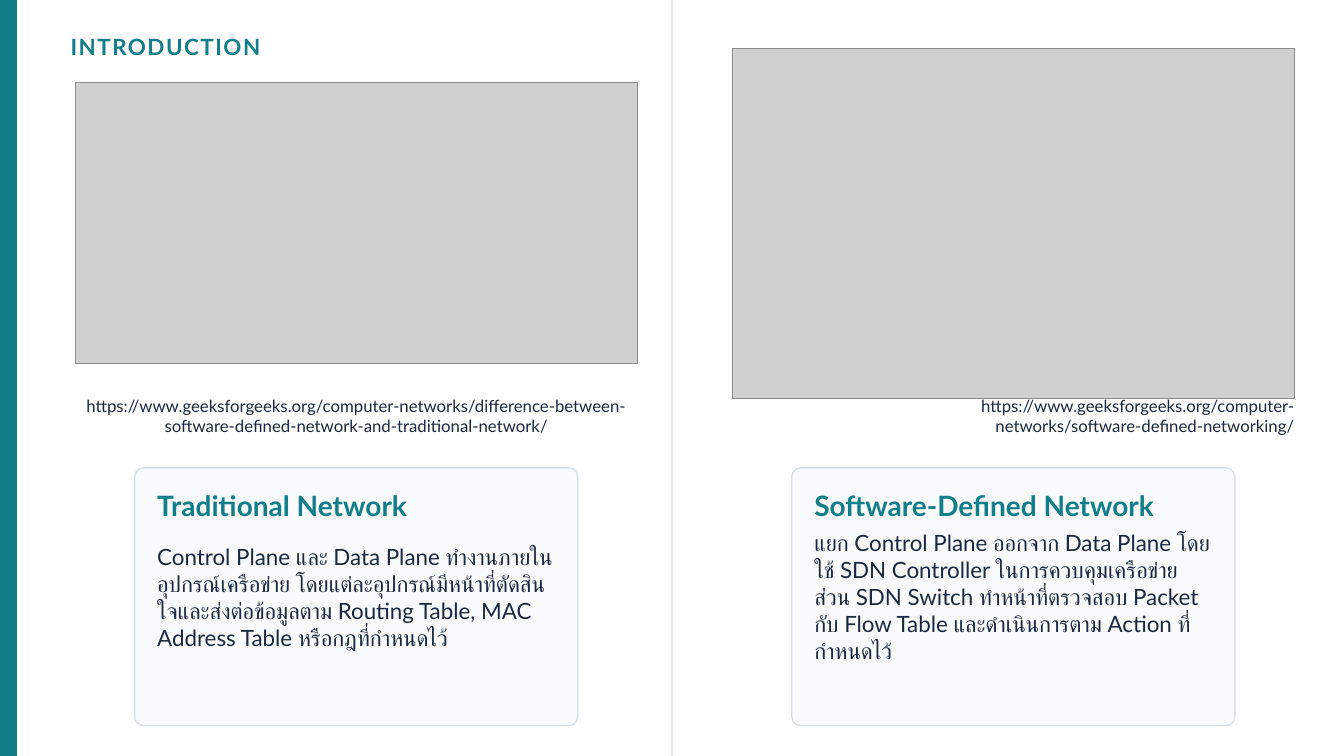
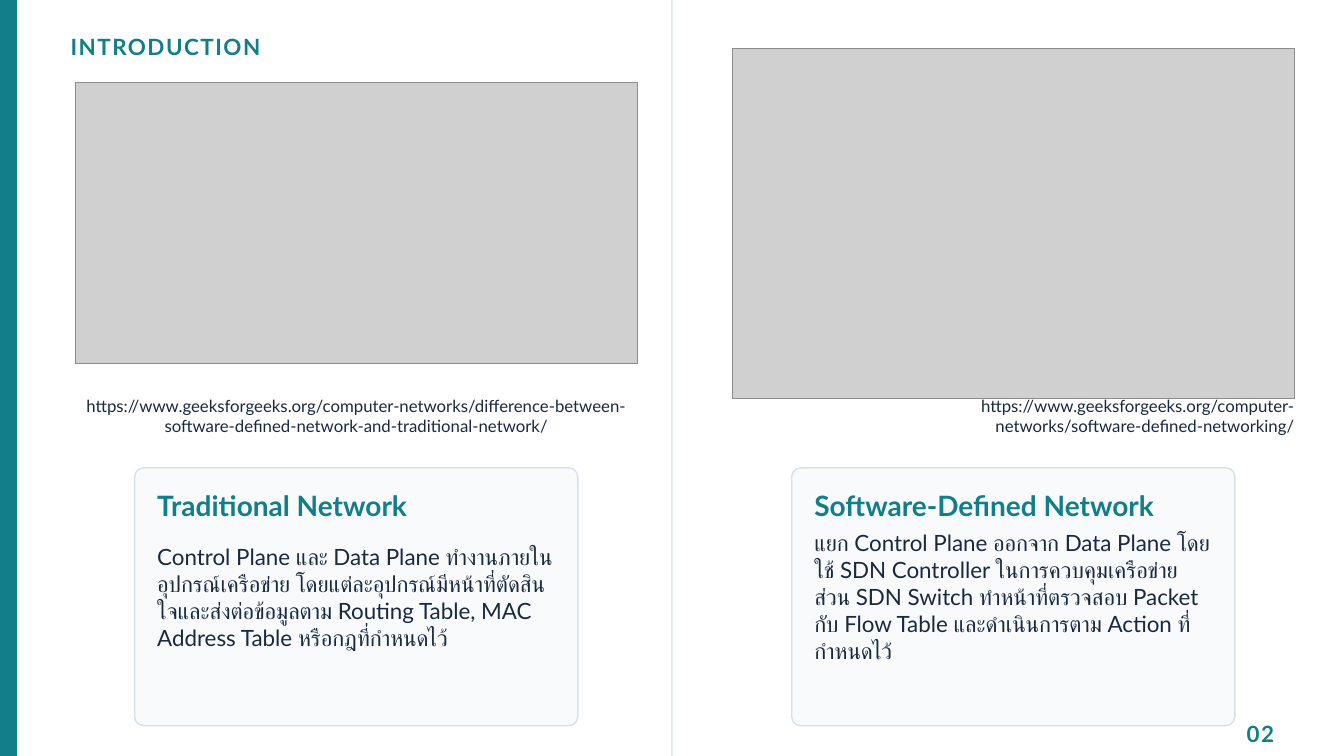
Before and after one commit to Jesadaphoukrongthong/Hybrid-Network-Monitoring-and-Policy-Orchestration-Framework, a slide deck: slide 3 of docs/paper/Hybrid_Framework_Presentation.pptx (slide 4 before the commit). Drawn at 1344x756 pixels with LibreOffice and Linux fonts; fonts in the diff are those of the drawing; grey boxes stand for pictures. Boxes give left, top, right and bottom in pixels: in the first picture for what was removed or moved away, otherwise in the second. Text is boxed around its words. In the diff, an @@ line names an element or a change of style, - is before the commit and + after.

```diff
--- a/docs/paper/Hybrid_Framework_Presentation.pptx
+++ b/docs/paper/Hybrid_Framework_Presentation.pptx
@@ text added at [1247, 725, 1274, 742], 16 pt, text #127E8A, bold @@
+02
```
Also in this commit, not shown: 12 other slides changed, 4 slides added, 8 slides removed, 6 other files.
